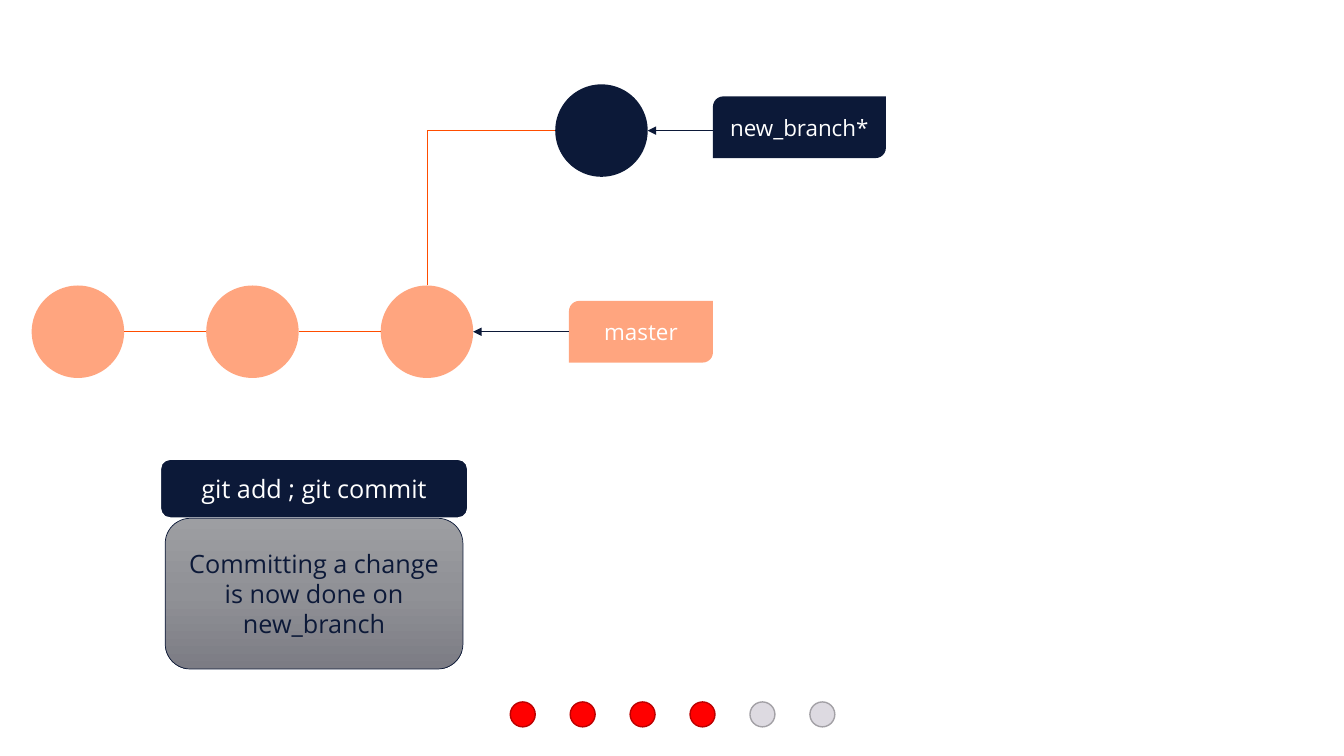
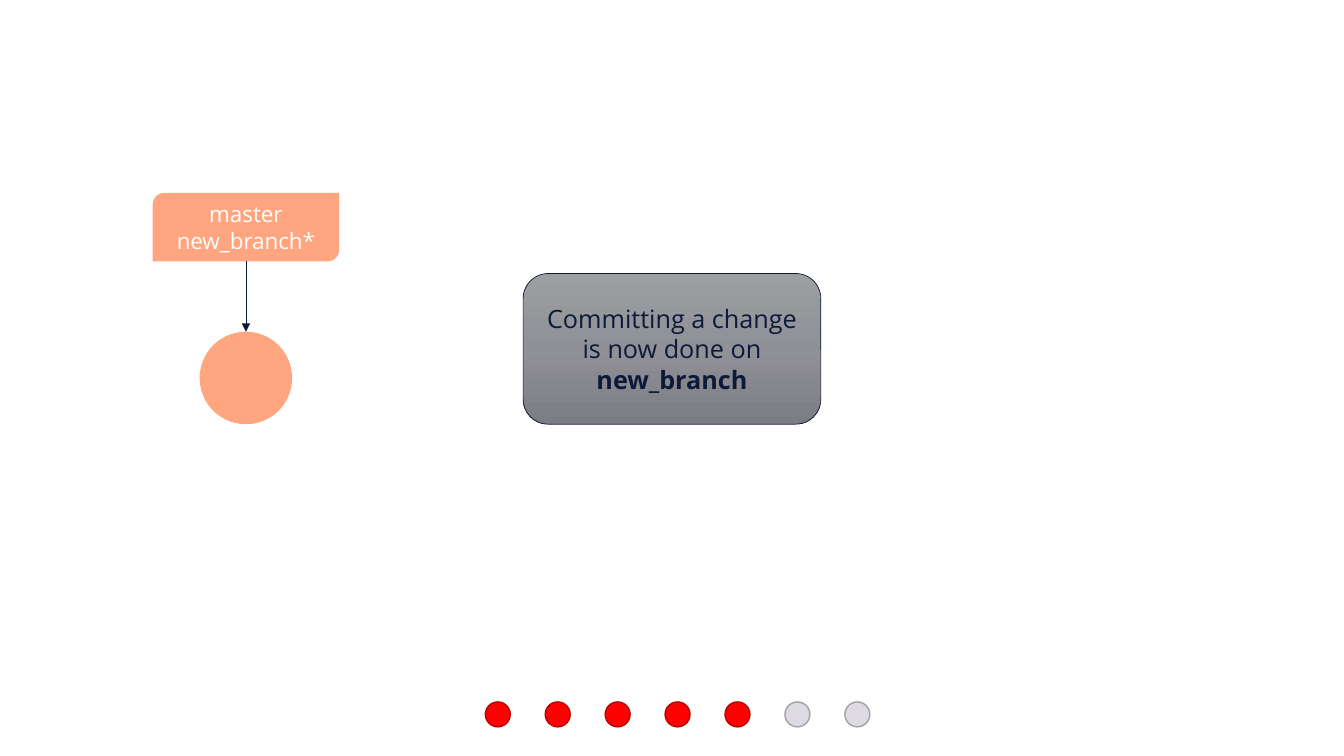
Before and after one commit to e815135/Shiny-App-Project, a slide deck: slide 40 of making basic workflow diagram.pptx (slide 39 before the commit). Drawn at 1344x756 pixels with LibreOffice and Linux fonts; fonts in the diff are those of the drawing. Boxes give left, top, right and bottom in pixels: in the first picture for what was removed or moved away, otherwise in the second. Text is boxed around its words. In the diff, an @@ line names an element or a change of style, - is before the commit and + after.

```diff
--- a/making basic workflow diagram.pptx
+++ b/making basic workflow diagram.pptx
@@ ellipse removed at bbox=[556, 85, 648, 177] @@
@@ elbow line removed from (427, 285) to (556, 131) @@
@@ arrow removed from (713, 131) to (648, 131) @@
@@ round diag rect "master": place and size @@
-round diag rect "master" at bbox=[713, 97, 886, 158]
+round diag rect "master" at bbox=[153, 193, 340, 261]
@@ round diag rect "master" at bbox=[153, 193, 340, 261]: fill #0C1938 to #FF4D00 at 50% opacity @@
@@ text in round diag rect at bbox=[209, 207, 282, 222]: paragraph added @@
+master
@@ arrow added from (246, 261) to (246, 332), #0C1938 0.5 pt @@
@@ rounded rectangle "Committing a change is now ...": place and size @@
-rounded rectangle "Committing a change is now ..." at bbox=[165, 518, 463, 669]
+rounded rectangle "Committing a change is now ..." at bbox=[523, 273, 821, 424]
@@ rounded rectangle "Committing a change is now ..." at bbox=[523, 273, 821, 424]: bold on in "new_branch" @@
@@ round diag rect removed at bbox=[569, 301, 713, 363] @@
-master
@@ ellipse: place and size @@
-ellipse at bbox=[207, 285, 299, 378]
+ellipse at bbox=[200, 332, 292, 424]
@@ group removed at bbox=[31, 285, 474, 378]: 2 ellipses, 2 lines @@
@@ arrow removed from (569, 332) to (473, 332) @@
@@ rounded rectangle removed at bbox=[160, 459, 469, 518] @@
-git add ; git commit
@@ 5 ellipses: place and size @@
-5 ellipses at bbox=[510, 702, 835, 727]
+5 ellipses at bbox=[485, 702, 811, 727]
@@ ellipse added at bbox=[725, 702, 750, 727], fill #FF0000, outline #BD0000 1 pt @@
@@ ellipse: place and size @@
-ellipse at bbox=[750, 702, 775, 727]
+ellipse at bbox=[845, 702, 870, 727]
```
Also in this commit, not shown: 9 other slides changed, 2 slides added, 1 slide removed.
